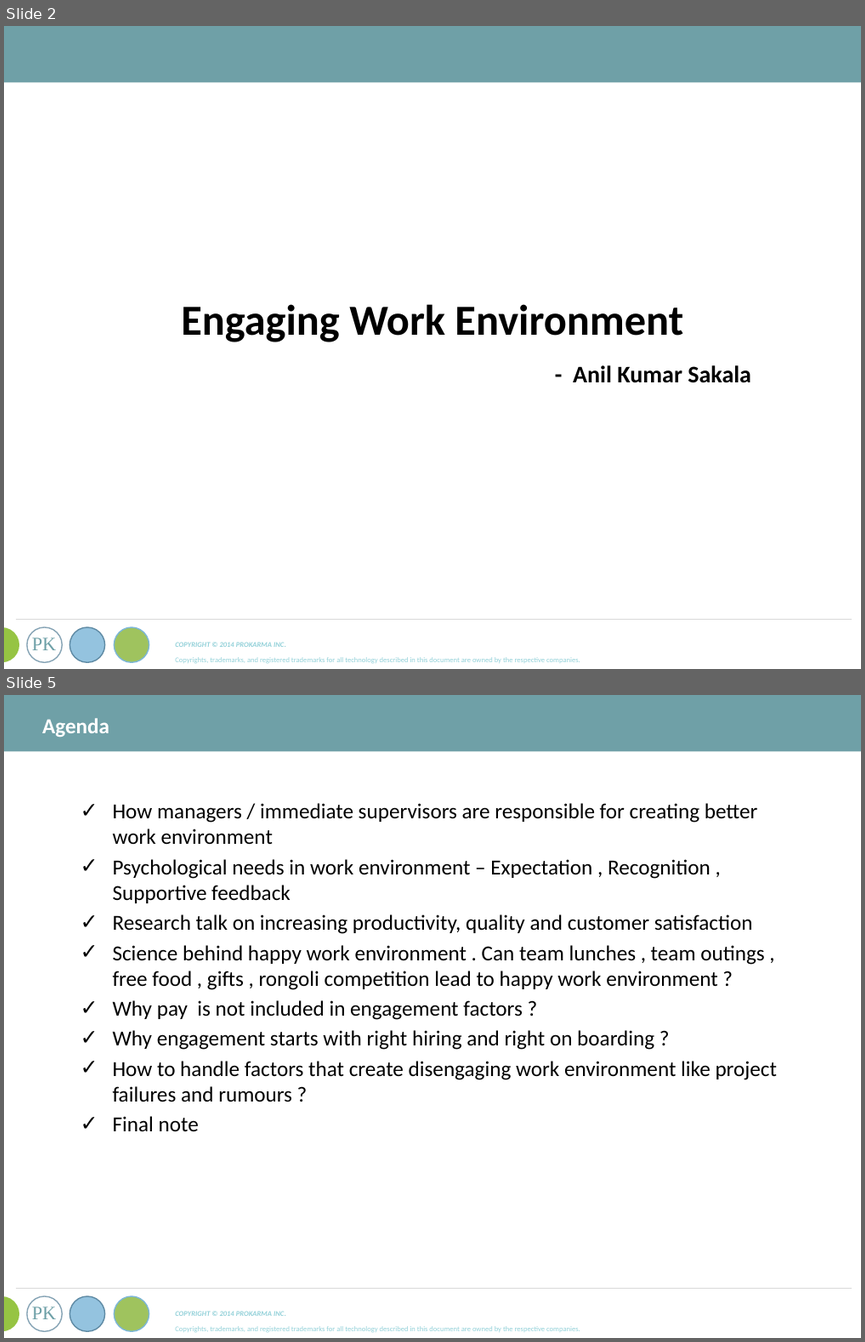
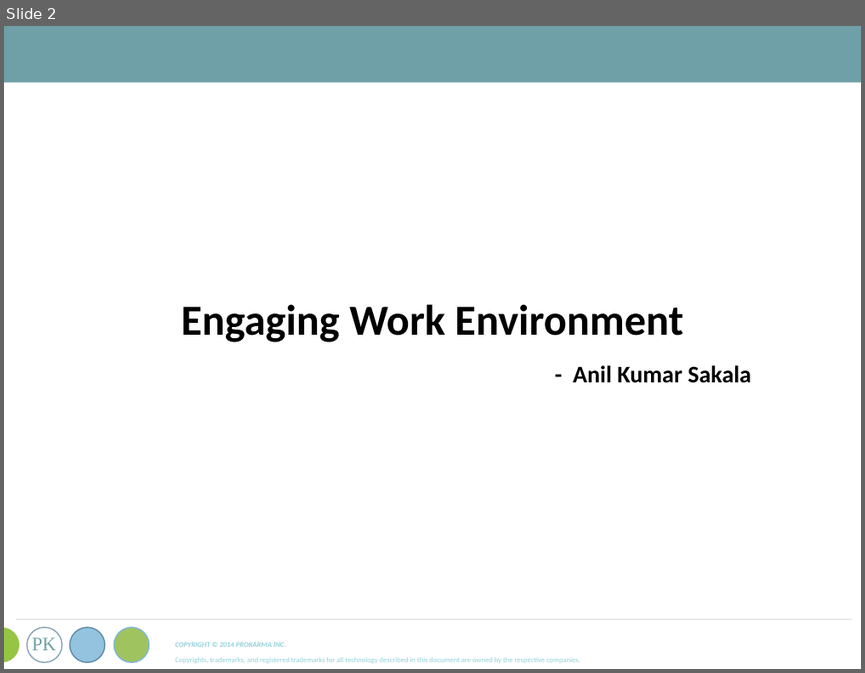
Before and after one commit to asakala/notes, a slide deck: Prokarma/ProKarma Ppt Template.pptx. Shown one above the other, each under a label of ours: slides 2 and 5 before the commit, slide 2 after it; the slides between them are not shown. The pictures are 865x1342 and 865x673 pixels, drawn with LibreOffice and Linux fonts; fonts in the diff are those of the drawing. Boxes give left, top, right and bottom in pixels: in the first picture for what was removed or moved away, otherwise in the second. Text is boxed around its words. In the diff, an @@ line names an element or a change of style, - is before the commit and + after.

```diff
--- a/Prokarma/ProKarma Ppt Template.pptx
+++ b/Prokarma/ProKarma Ppt Template.pptx
@@ slide 5 removed at box(4, 695, 861, 1338), background #FFFFFF; not listed: 9 template elements that a slide beside it also shows @@
@@ text removed at box(42, 718, 109, 737) @@
-Agenda
@@ text removed at box(113, 803, 776, 1132) @@
-✓ How managers / immediate supervisors are responsible for creating better work environment
-✓ Psychological needs in work environment – Expectation , Recognition , Supportive feedback
-✓ Research talk on increasing productivity, quality and customer satisfaction
-✓ Science behind happy work environment . Can team lunches , team outings , free food , gifts , rongoli competition lead to happy work environment ?
-✓ Why pay is not included in engagement factors ?
-✓ Why engagement starts with right hiring and right on boarding ?
-✓ How to handle factors that create disengaging work environment like project failures and rumours ?
-✓ Final note
```
Also in this commit, not shown: 32 slides added, 4 other slides removed, 2 other files.
